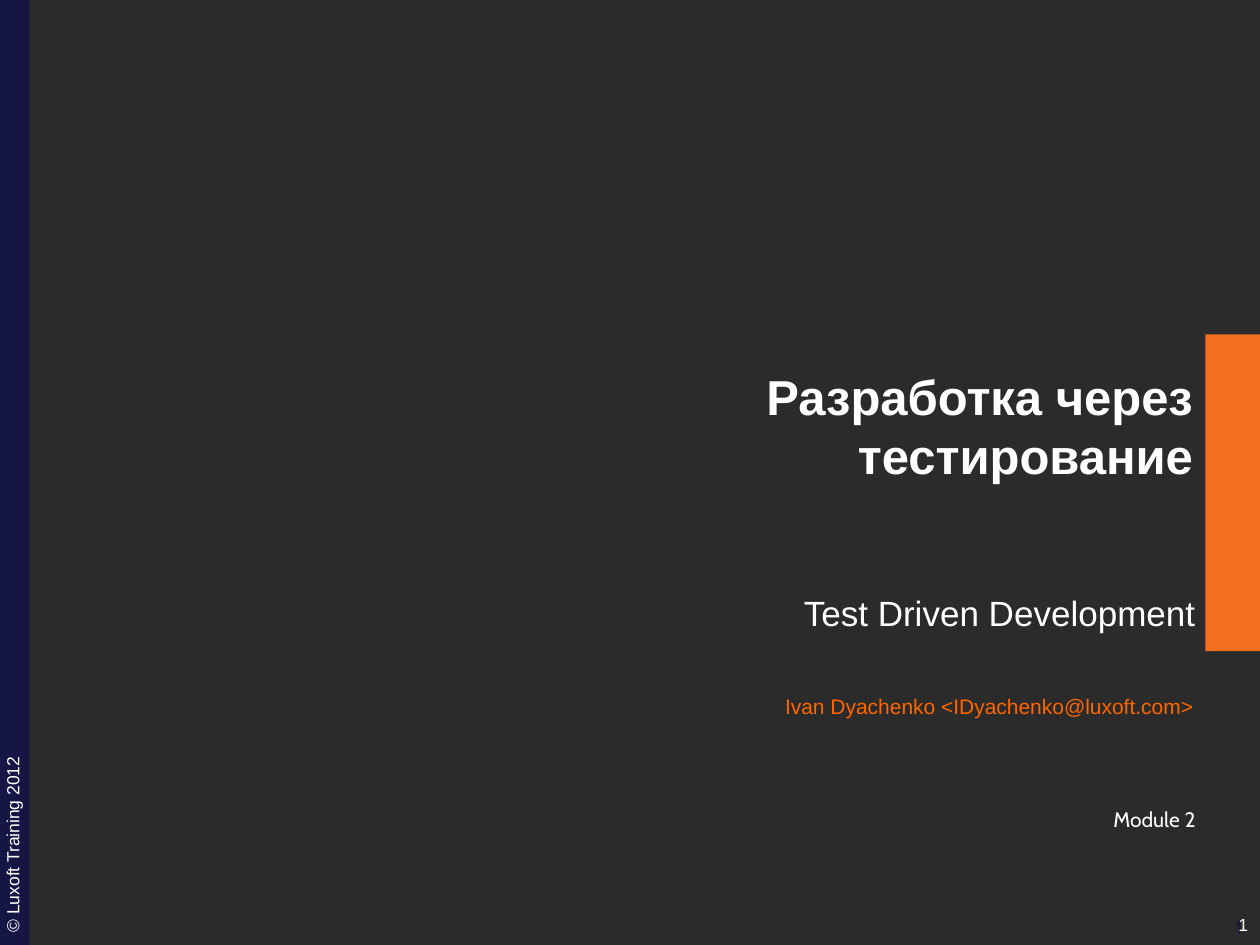
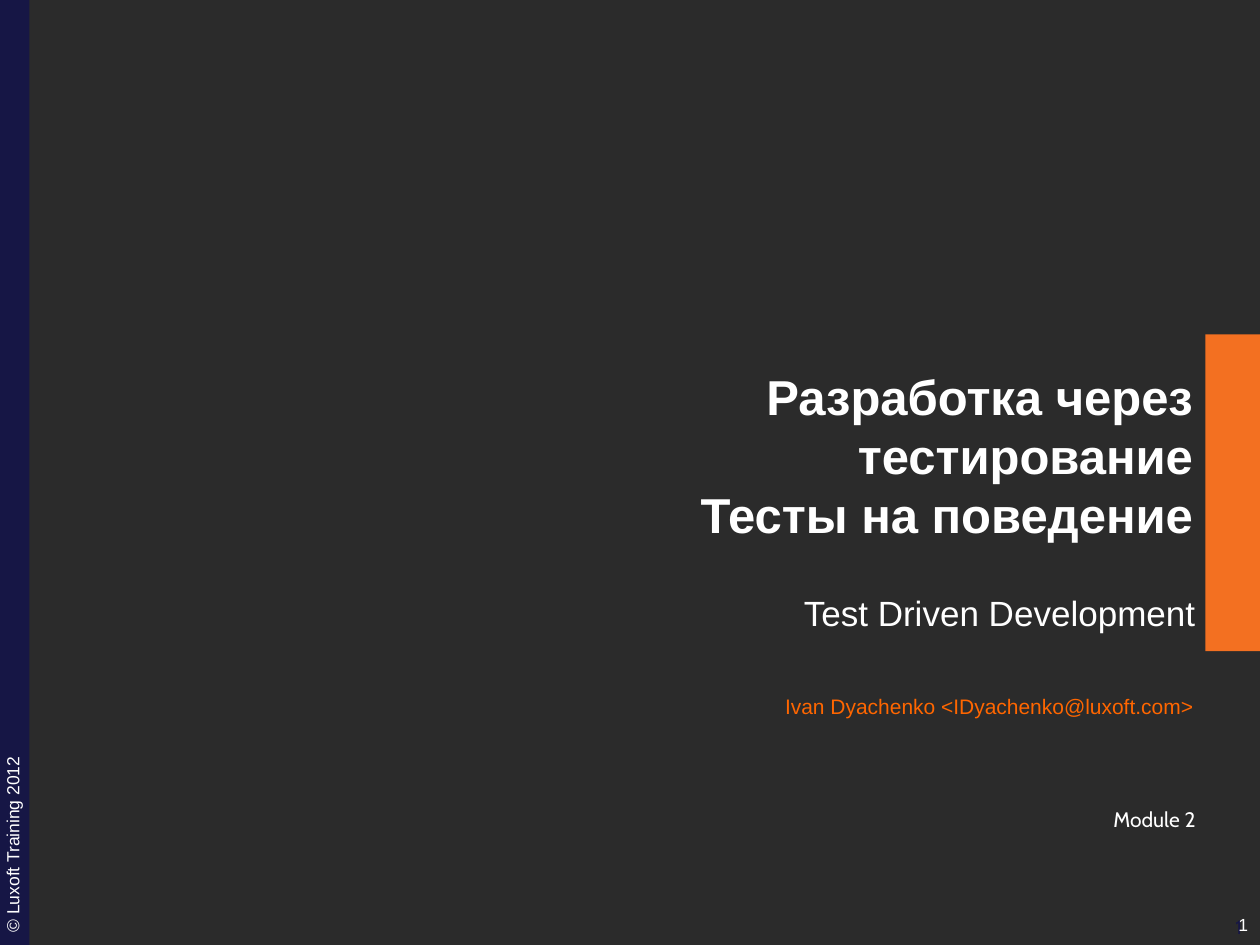
Before and after one commit to ivan-dyachenko/Trainings, a slide deck: slide 1 of Test Driven Development/materials/pptx/2. TDD-Behavior.pptx. Drawn at 1260x945 pixels with LibreOffice and Linux fonts; fonts in the diff are those of the drawing; background and template pictures are left out; a plain dark background stands for a picture behind light text. Boxes give left, top, right and bottom in pixels: in the first picture for what was removed or moved away, otherwise in the second. Text is boxed around its words. In the diff, an @@ line names an element or a change of style, - is before the commit and + after.

```diff
--- a/Test Driven Development/materials/pptx/2. TDD-Behavior.pptx
+++ b/Test Driven Development/materials/pptx/2. TDD-Behavior.pptx
@@ title at (701, 379, 1193, 543): text changed @@
-Разработка через тестирование
+Разработка через тестирование
+Тесты на поведение
```
Also in this commit, not shown: 1 other slide changed, 7 other files.
